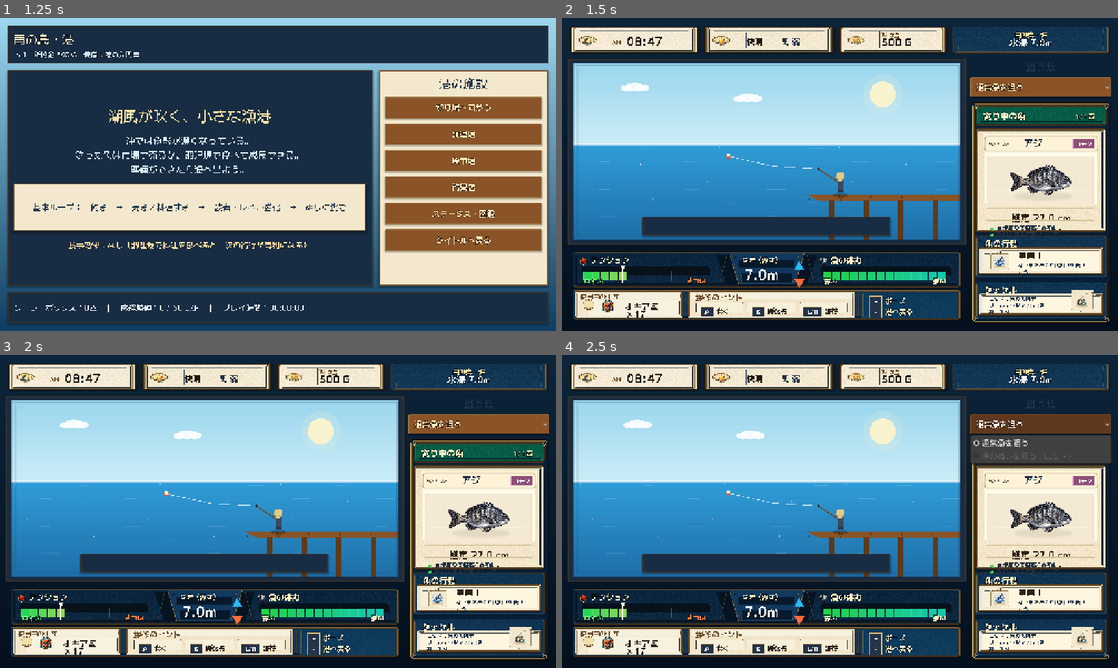
Above: before the commit, frames 1-4 (two rows, left to right).
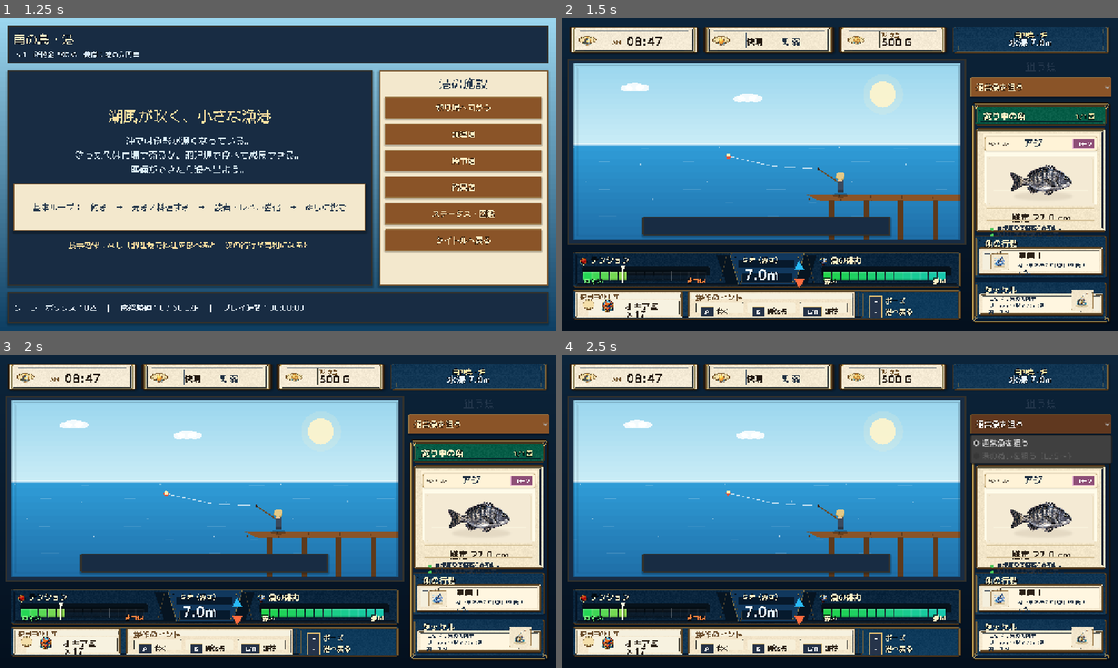
Above: after the commit, the same moments.

Repository: RYUKOU-OKUMURA/tsuri_quest_umi_mvp
Game: Godot game, scene res://scenes/main.tscn
Same seed, same stepped clock (60 frames per second), same inputs: the game is played once before the commit and once after it.
Inputs:
- Up to frame 1 (1.25 s): click "ゲームを始める" at 0.5 s
- Up to frame 2 (1.5 s): click "釣り場へ向かう" at 1.25 s
- Up to frame 3 (2 s): no input
- Up to frame 4 (2.5 s): click "通常魚を狙う" at 2 s

Frame 1 is identical in both runs. In frame 2, 0.3% of the frame differs, in the area x 3-69%, y 81-85%; in frame 3, 0.3%; in frame 4, 0.3%.

Commit message:
Refine fight HUD segment gauges

Diff:
--- a/src/ui/components/fight_hud.gd
+++ b/src/ui/components/fight_hud.gd
@@ -236,27 +236,37 @@
 	var segments := 14 if _hud_frame != null else 18
 	var gap := 2.0
 	var seg_w := (rect.size.x - gap * float(segments - 1)) / float(segments)
+	if _hud_frame != null:
+		draw_rect(rect.grow(2.0), Color(0.0, 0.0, 0.0, 0.22), true)
+		draw_rect(rect, Color(0.0, 0.0, 0.0, 0.18), true)
 	for i in range(segments):
 		var start := float(i) / float(segments)
 		var filled := start < ratio
-		var color := Color("#152231")
+		var color := Color("#172534")
 		if filled:
 			if warm:
 				color = Color("#25d755").lerp(Color("#f1d94f"), clampf(start / 0.55, 0.0, 1.0))
 				color = color.lerp(Color("#d95524"), clampf((start - 0.55) / 0.45, 0.0, 1.0))
 			else:
 				color = Color("#21d34a").lerp(Color("#16c6b5"), start)
-		elif _hud_frame != null:
-			continue
 		var seg := Rect2(rect.position + Vector2(float(i) * (seg_w + gap), 3.0), Vector2(seg_w, rect.size.y - 6.0))
-		draw_rect(seg, color, true)
-		draw_rect(seg, Color(1.0, 1.0, 1.0, 0.09 if _hud_frame != null else 0.13), false, 1.0)
+		if _hud_frame != null:
+			var alpha := 1.0 if filled else 0.32
+			var seg_color := Color(color.r, color.g, color.b, alpha)
+			draw_rect(seg, seg_color, true)
+			draw_rect(Rect2(seg.position, Vector2(seg.size.x, maxf(1.0, seg.size.y * 0.24))), Color(1.0, 1.0, 1.0, 0.16 if filled else 0.05), true)
+			draw_rect(Rect2(Vector2(seg.position.x, seg.end.y - 2.0), Vector2(seg.size.x, 2.0)), Color(0.0, 0.0, 0.0, 0.20), true)
+			draw_rect(seg, Color(1.0, 1.0, 1.0, 0.10 if filled else 0.045), false, 1.0)
+		else:
+			draw_rect(seg, color, true)
+			draw_rect(seg, Color(1.0, 1.0, 1.0, 0.13), false, 1.0)
 	if warm:
 		for marker in [safe_min, safe_max]:
 			var tick_x := rect.position.x + rect.size.x * clampf(marker, 0.0, 1.0)
-			draw_line(Vector2(tick_x, rect.position.y + 1.0), Vector2(tick_x, rect.end.y - 1.0), Color(1.0, 1.0, 1.0, 0.34), 1.0)
+			draw_line(Vector2(tick_x, rect.position.y + 1.0), Vector2(tick_x, rect.end.y - 1.0), Color(1.0, 1.0, 1.0, 0.30), 1.0)
 		var x := rect.position.x + rect.size.x * clampf(ratio, 0.0, 1.0)
 		var marker_color := Color("#fff8df")
+		draw_line(Vector2(x + 2.0, rect.position.y - 2.0), Vector2(x + 2.0, rect.end.y + 4.0), Color(0.0, 0.0, 0.0, 0.34), 2.0)
 		draw_line(Vector2(x, rect.position.y - 3.0), Vector2(x, rect.end.y + 4.0), marker_color, 2.0)
 		_draw_triangle(Vector2(x, rect.position.y - 8.0), 7.0, marker_color, false)
 
Not shown, changed: design-qa.md
Not shown, changed: docs/11_underwater_fight_showcase.md
